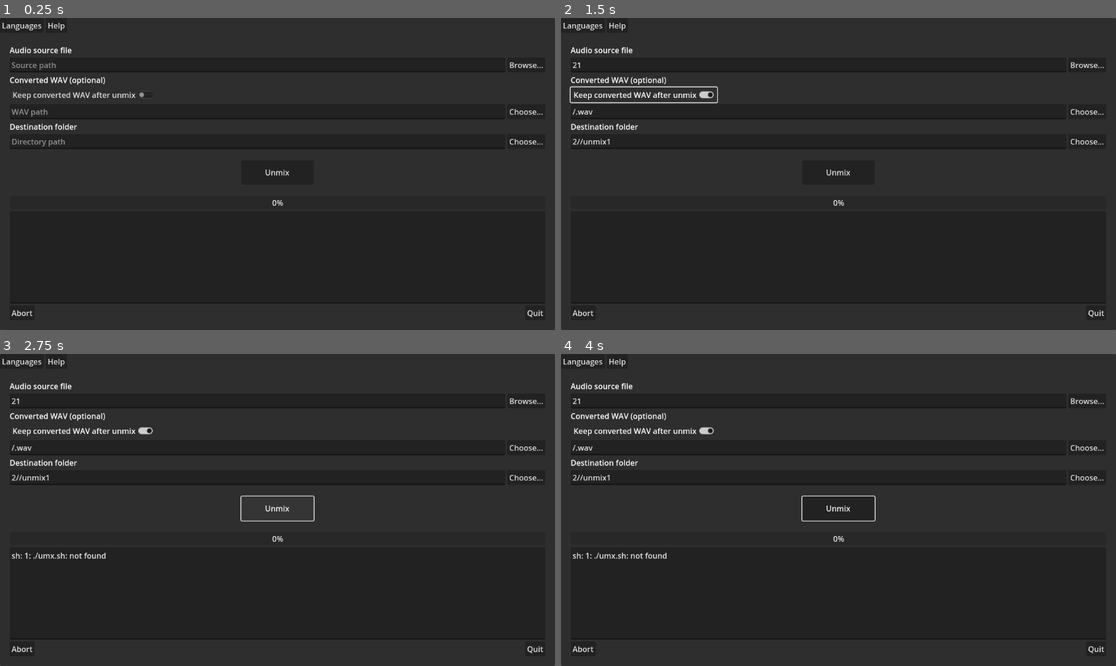
Above: before the commit, frames 1-4 (two rows, left to right).
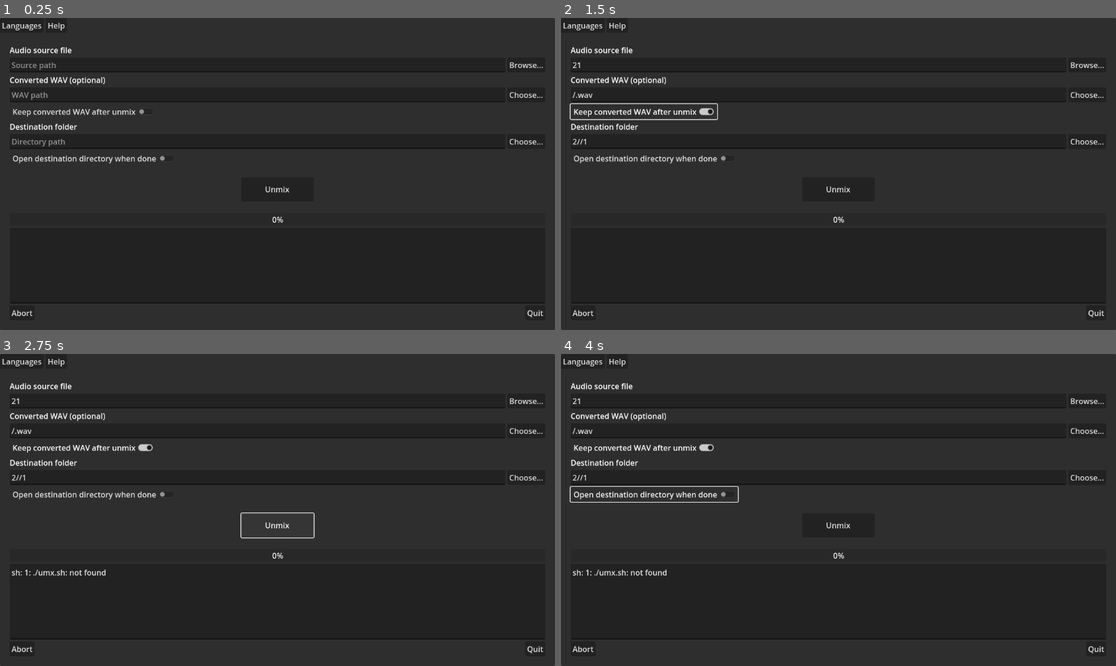
Above: after the commit, the same moments.

Repository: erwan-privat/unmix-gui
Game: Godot game, scene res://main.tscn
The game is run twice, just before and just after one commit, with the same random seed, the same clock (stepped at 60 frames per second) and the same inputs.
Inputs (mouse positions are in pixels of both pictures, inside the frame that each line leads up to):
- Up to frame 1 (0.25 s): no input
- Up to frame 2 (1.5 s): click (816, 64) at 0.52 s; type "12" at 0.6 s; click (816, 142) at 0.75 s; type "12" at 0.83 s; click "Keep converted WAV after unmix" at 1.25 s
- Up to frame 3 (2.75 s): click "Unmix" at 2 s
- Up to frame 4 (4 s): click (655, 494) at 2.75 s, where only the run after the commit has a clickable "Open destination directory wh…"; click (655, 494) at 3.5 s, where only the run after the commit has a clickable "Open destination directory wh…"

The runs differ from the first frame. In frame 1, 1.4% of the frame differs, in the area x 1-98%, y 23-66%; in frame 2, 2.0%; in frame 3, 2.1%; in frame 4, 2.2%, in the area x 1-98%, y 23-72%.
Error before the commit: Invalid type in function 'set_locale' in base 'TranslationServer'. Cannot convert argument 1 from Nil to String. (res://main.gd:141)
Error after the commit: Invalid type in function 'set_locale' in base 'TranslationServer'. Cannot convert argument 1 from Nil to String. (res://main.gd:157)

Commit message:
before integration of umx

Diff:
--- a/src/main.gd
+++ b/src/main.gd
@@ -6,11 +6,13 @@
 const DOT := "."
 const WAV := "wav"
 const SUBDIR := "unmix"
+const MP3 := "mp3"
 
 const CFG_PATH := "user://config.ini"
 const CFG_LANG := "lang"
 const CFG_LAST := "last_source"
 const CFG_KEEP := "keep_wav"
+const CFG_OPEN := "open_dir"
 
 
 func _ready() -> void:
@@ -70,7 +72,9 @@
 
 	%SourceTxt.text = path
 	%WavPathTxt.text = dir + SLASH + fna + DOT + WAV
-	%DirPathTxt.text = dir + SLASH + fna + SLASH + SUBDIR
+	%DirPathTxt.text = dir + SLASH + fna + SLASH
+
+	#FIXME check files/dir exists
 
 
 func _on_keepwav_toggle(state: bool) -> void:
@@ -119,6 +123,17 @@
 
 
 func _on_unmix() -> void:
+	var src_path := %SourceTxt.text as String
+	var dir_fn_ext := get_dir_name_ext(src_path)
+	var conv := false
+
+	match dir_fn_ext[2].to_lower():
+		MP3:
+			conv = true
+
+	if conv:
+		convert_wav()
+
 	unmix()
 
 
@@ -131,6 +146,7 @@
 	cf.set_value("", CFG_LANG, TranslationServer.get_locale())
 	cf.set_value("", CFG_LAST, %SourceTxt.text)
 	cf.set_value("", CFG_KEEP, %KeepWavBtn.button_pressed)
+	cf.set_value("", CFG_OPEN, %OpenDirBtn.button_pressed)
 	cf.save(CFG_PATH)
 
 
@@ -141,9 +157,13 @@
 	TranslationServer.set_locale(cf.get_value("", CFG_LANG))
 	var last = cf.get_value("", CFG_LAST)
 	var keep = cf.get_value("", CFG_KEEP)
+	var open = cf.get_value("", CFG_OPEN)
 	%SourceTxt.text = last if last != null else ""
 	_on_source_changed(%SourceTxt.text)
-	%KeepWavBtn.button_pressed = keep if keep != null else false
+	%KeepWavBtn.button_pressed = \
+			keep if keep != null else false
+	%OpenDirBtn.button_pressed = \
+			open if open != null else false
 
 
 ## Return an array containing the conversion from the string
@@ -158,8 +178,15 @@
 	return [dir, fn, ext]
 
 
+func convert_wav() -> void:
+	var src = %SourceTxt.text
+	var wav = %WavPathTxt.text
+	print("Converting ", src, " to ", wav)
+
+
 func unmix() -> void:
 	var src_path = %SourceTxt.text
+
 	var wav_path = %WavPathTxt.text
 	var dir_path = %DirPathTxt.text
 
--- a/src/main.tscn
+++ b/src/main.tscn
@@ -52,12 +52,6 @@
 layout_mode = 2
 text = "Converted WAV (optional)"
 
-[node name="KeepWavBtn" type="CheckButton" parent="MenuContentVBox/MarginContainer/MainVBox"]
-unique_name_in_owner = true
-layout_mode = 2
-size_flags_horizontal = 0
-text = "Keep converted WAV after unmix"
-
 [node name="WavHBox" type="HBoxContainer" parent="MenuContentVBox/MarginContainer/MainVBox"]
 layout_mode = 2
 
@@ -71,6 +65,12 @@
 unique_name_in_owner = true
 layout_mode = 2
 text = "Choose..."
+
+[node name="KeepWavBtn" type="CheckButton" parent="MenuContentVBox/MarginContainer/MainVBox"]
+unique_name_in_owner = true
+layout_mode = 2
+size_flags_horizontal = 0
+text = "Keep converted WAV after unmix"
 
 [node name="DestinationLbl" type="Label" parent="MenuContentVBox/MarginContainer/MainVBox"]
 layout_mode = 2
@@ -89,6 +89,12 @@
 unique_name_in_owner = true
 layout_mode = 2
 text = "Choose..."
+
+[node name="OpenDirBtn" type="CheckButton" parent="MenuContentVBox/MarginContainer/MainVBox"]
+unique_name_in_owner = true
+layout_mode = 2
+size_flags_horizontal = 0
+text = "Open destination directory when done"
 
 [node name="MarginContainer" type="MarginContainer" parent="MenuContentVBox/MarginContainer/MainVBox"]
 layout_mode = 2
--- a/src/translations.csv
+++ b/src/translations.csv
@@ -12,6 +12,7 @@
 Choose...,Choisir...
 Destination folder,Répertoire de destination
 Directory path,Chemin du répertoire
+Open destination directory when done,Ouvrir le répertoire de destination une fois terminé
 Unmix,Démixer
 Abort,Annuler
 Quit,Quitter
Not shown: 1 places in src/main.tscn that only renumber resources
Binary file changed: src/translations.fr.translation
